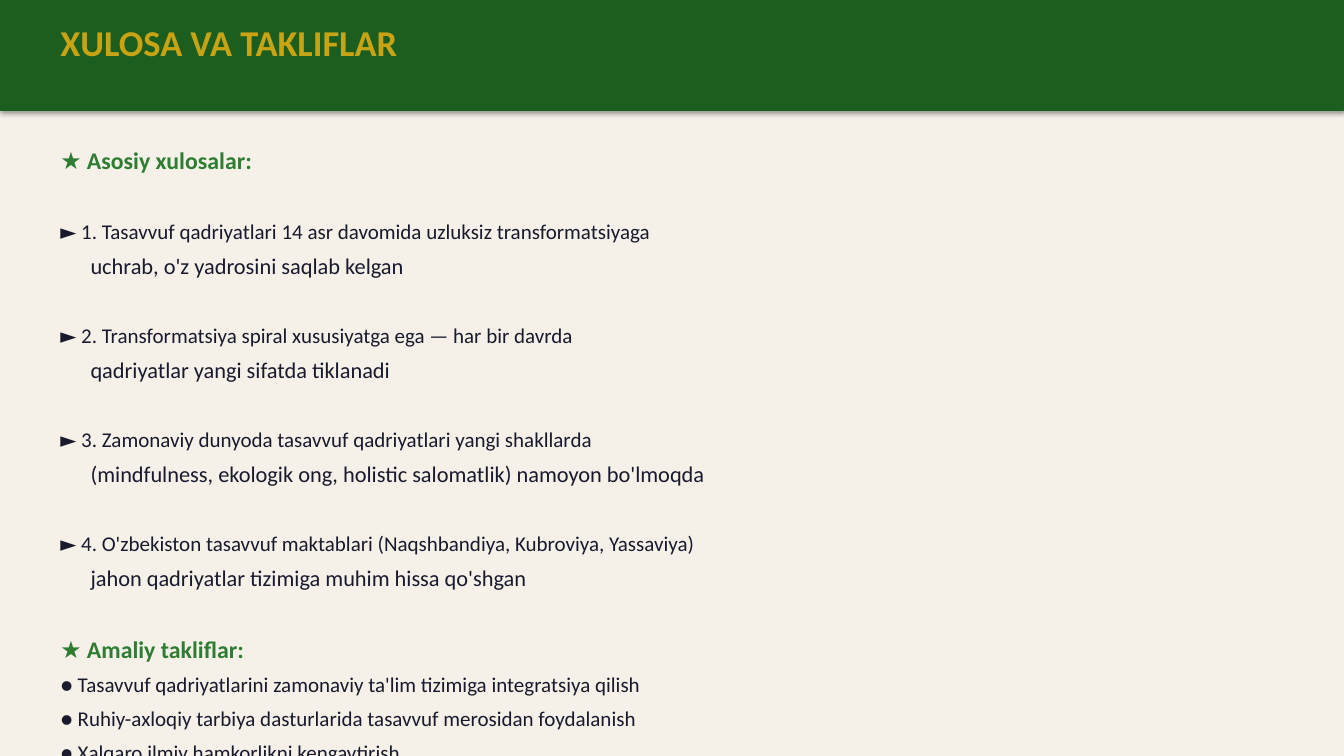
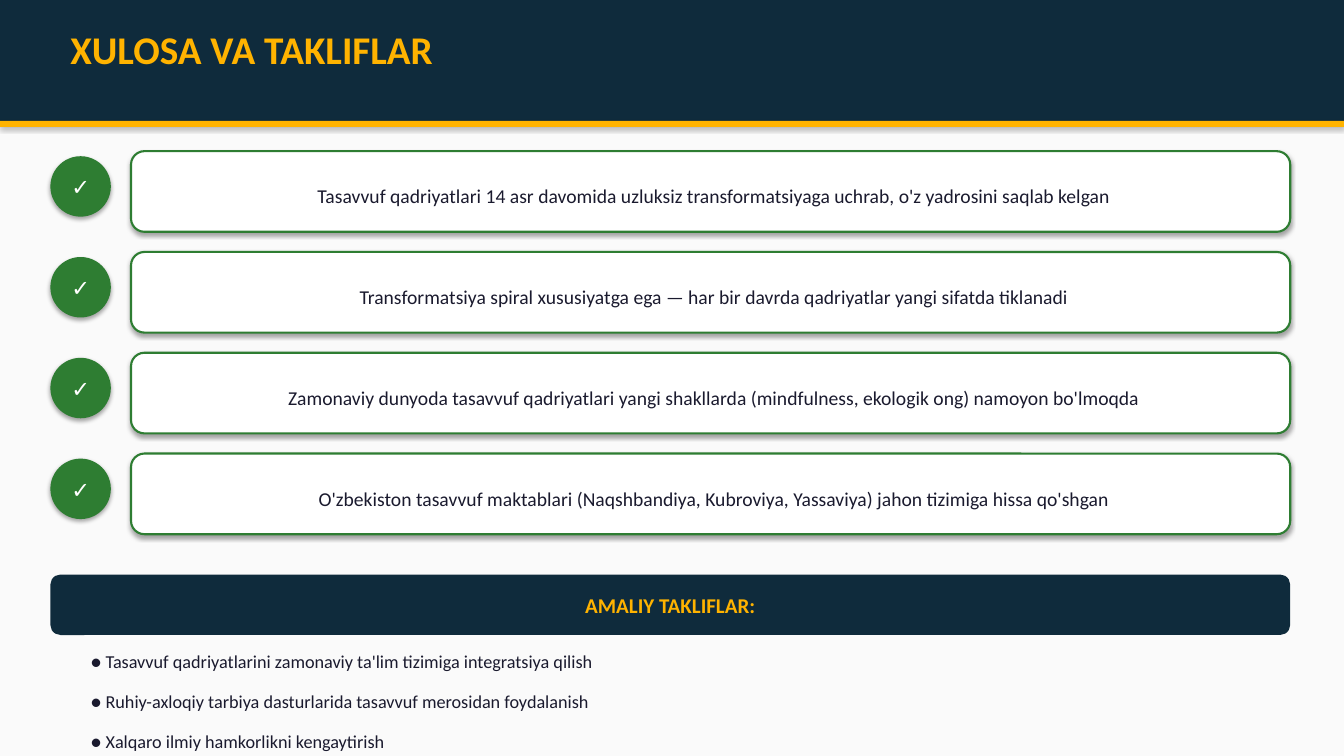
Before and after one commit to chinpolatovumidjon88-lab/BADIRYAR, a slide deck: slide 14 of Tasavvuf_Qadriyatlar_Taqdimot.pptx. Drawn at 1344x756 pixels with LibreOffice and Linux fonts; fonts in the diff are those of the drawing. Boxes give left, top, right and bottom in pixels: in the first picture for what was removed or moved away, otherwise in the second. Text is boxed around its words. In the diff, an @@ line names an element or a change of style, - is before the commit and + after.

Commit message:
Tasavvuf taqdimoti v2: grafiklar, sxemalar, diagrammalar bilan

```diff
--- a/Tasavvuf_Qadriyatlar_Taqdimot.pptx
+++ b/Tasavvuf_Qadriyatlar_Taqdimot.pptx
@@ background #F5F0E8 to #FAFAFA @@
@@ rectangle: place and size @@
-rectangle at box(0, 0, 1344, 111)
+rectangle at box(0, 0, 1344, 121)
@@ rectangle at box(0, 0, 1344, 121): fill #1B5E20 to #0F2B3C @@
@@ text "XULOSA VA TAKLIFLAR": place and size @@
-text "XULOSA VA TAKLIFLAR" at box(60, 32, 397, 56)
+text "XULOSA VA TAKLIFLAR" at box(70, 38, 433, 65)
@@ text "XULOSA VA TAKLIFLAR" at box(70, 38, 433, 65): size 26 to 28 pt, text colour #C8A415 to #FFB300 @@
@@ rectangle added at box(0, 121, 1344, 127), fill #FFB300 @@
@@ ellipse added at box(50, 156, 111, 217), fill #2E7D32, 16 pt, text #FFFFFF, bold @@
+✓
@@ text removed at box(78, 152, 704, 730) @@
-★ Asosiy xulosalar:
-► 1. Tasavvuf qadriyatlari 14 asr davomida uzluksiz transformatsiyaga
-uchrab, o'z yadrosini saqlab kelgan
-► 2. Transformatsiya spiral xususiyatga ega — har bir davrda
-qadriyatlar yangi sifatda tiklanadi
-► 3. Zamonaviy dunyoda tasavvuf qadriyatlari yangi shakllarda
-(mindfulness, ekologik ong, holistic salomatlik) namoyon bo'lmoqda
-► 4. O'zbekiston tasavvuf maktablari (Naqshbandiya, Kubroviya, Yassaviya)
-jahon qadriyatlar tizimiga muhim hissa qo'shgan
-★ Amaliy takliflar:
-● Tasavvuf qadriyatlarini zamonaviy ta'lim tizimiga integratsiya qilish
-● Ruhiy-axloqiy tarbiya dasturlarida tasavvuf merosidan foydalanish
-● Xalqaro ilmiy hamkorlikni kengaytirish
@@ rounded rectangle added at box(131, 151, 1291, 232), fill #FFFFFF, outline #2E7D32 1.5 pt, 14 pt, text #1A1A2E @@
+Tasavvuf qadriyatlari 14 asr davomida uzluksiz transformatsiyaga uchrab, o'z yadrosini saqlab kelgan
@@ ellipse added at box(50, 257, 111, 318), fill #2E7D32, 16 pt, text #FFFFFF, bold @@
+✓
@@ rounded rectangle added at box(131, 252, 1291, 333), fill #FFFFFF, outline #2E7D32 1.5 pt, 14 pt, text #1A1A2E @@
+Transformatsiya spiral xususiyatga ega — har bir davrda qadriyatlar yangi sifatda tiklanadi
@@ ellipse added at box(50, 358, 111, 418), fill #2E7D32, 16 pt, text #FFFFFF, bold @@
+✓
@@ rounded rectangle added at box(131, 353, 1291, 434), fill #FFFFFF, outline #2E7D32 1.5 pt, 14 pt, text #1A1A2E @@
+Zamonaviy dunyoda tasavvuf qadriyatlari yangi shakllarda (mindfulness, ekologik ong) namoyon bo'lmoqda
@@ ellipse added at box(50, 459, 111, 519), fill #2E7D32, 16 pt, text #FFFFFF, bold @@
+✓
@@ rounded rectangle added at box(131, 454, 1291, 534), fill #FFFFFF, outline #2E7D32 1.5 pt, 14 pt, text #1A1A2E @@
+O'zbekiston tasavvuf maktablari (Naqshbandiya, Kubroviya, Yassaviya) jahon tizimiga hissa qo'shgan
@@ rounded rectangle added at box(50, 575, 1291, 635), fill #0F2B3C, 15 pt, text #FFB300, bold @@
+AMALIY TAKLIFLAR:
@@ text added at box(106, 655, 592, 671), 13 pt, text #1A1A2E @@
+● Tasavvuf qadriyatlarini zamonaviy ta'lim tizimiga integratsiya qilish
@@ text added at box(106, 695, 588, 711), 13 pt, text #1A1A2E @@
+● Ruhiy-axloqiy tarbiya dasturlarida tasavvuf merosidan foydalanish
@@ text added at box(106, 735, 384, 751), 13 pt, text #1A1A2E @@
+● Xalqaro ilmiy hamkorlikni kengaytirish
```
Also in this commit, not shown: 13 other slides changed, 1 slide added, 1 slide removed.
